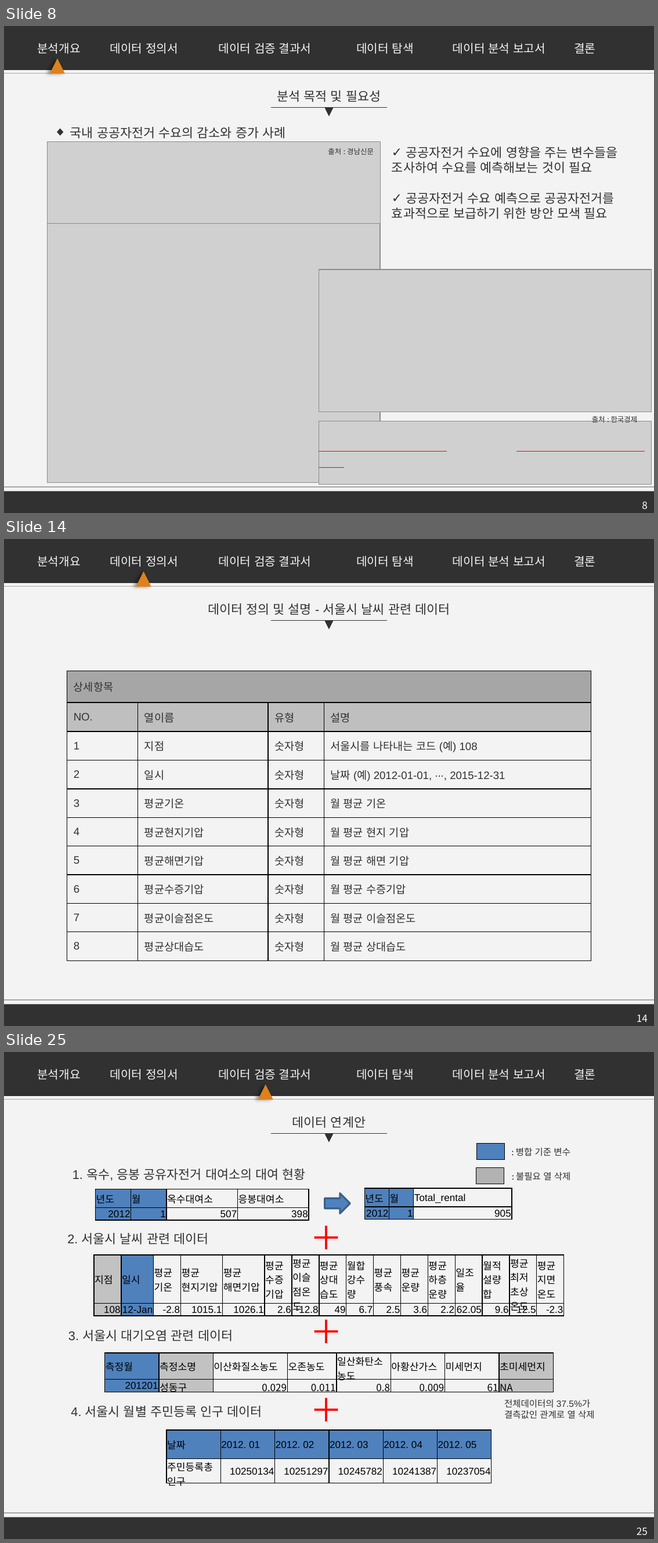
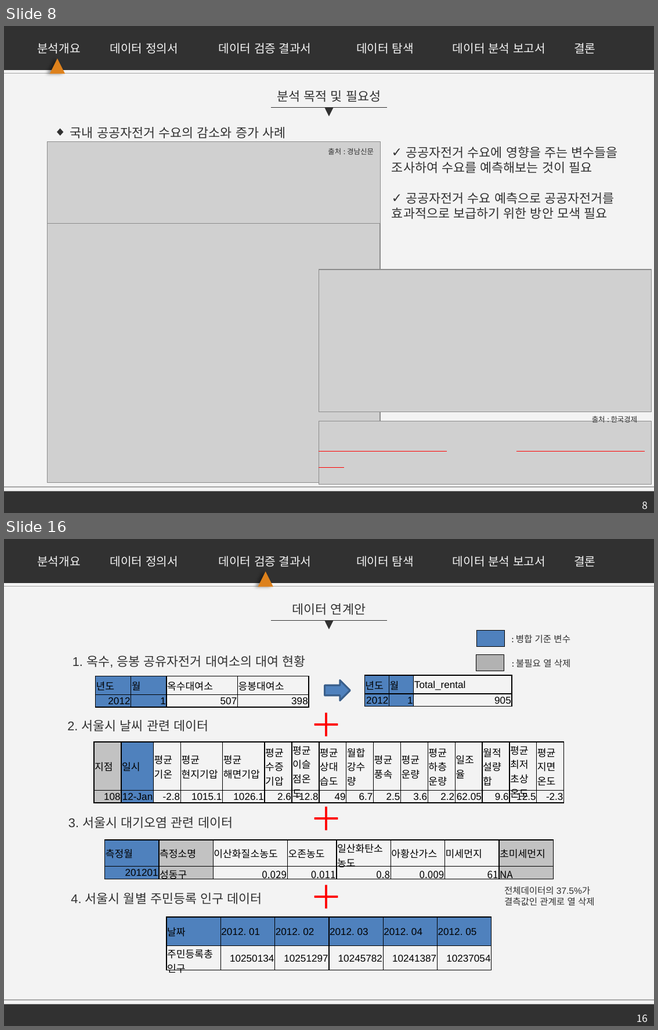
Before and after one commit to firstock/proj_sponge_bicycle, a slide deck: 서울시 공유자전거 수요 예측.pptx. Shown one above the other, each under a label of ours: slides 8, 14 and 25 before the commit, slides 8 and 16 after it; the slides between them are not shown. The pictures are 658x1543 and 658x1030 pixels, drawn with LibreOffice and Linux fonts; fonts in the diff are those of the drawing; grey boxes stand for pictures. Boxes give left, top, right and bottom in pixels: in the first picture for what was removed or moved away, otherwise in the second. Text is boxed around its words. In the diff, an @@ line names an element or a change of style, - is before the commit and + after.

```diff
--- a/서울시 공유자전거 수요 예측.pptx
+++ b/서울시 공유자전거 수요 예측.pptx
@@ slide 14 removed at [4,539,654,1026], background #F3F3F3 @@
@@ group removed at [4,539,654,587]: 6 texts, 1 rectangle, 1 triangle @@
-데이터 정의서
-데이터 검증 결과서
-분석개요
-데이터 분석 보고서
-결론
-데이터 탐색
@@ line removed from (654, 587) to (4, 587) @@
@@ text removed at [208,603,449,615] @@
-데이터 정의 및 설명 - 서울시 날씨 관련 데이터
@@ line removed from (271, 620) to (387, 620) @@
@@ triangle removed at [324,620,333,629] @@
@@ table removed at [67,671,590,961], 10 rows, 4 columns @@
-상세항목 |  |  | 
-NO. | 열이름 | 유형 | 설명
-1 | 지점 | 숫자형 | 서울시를 나타내는 코드 (예) 108
-2 | 일시 | 숫자형 | 날짜 (예) 2012-01-01, ∙∙∙, 2015-12-31
-3 | 평균기온 | 숫자형 | 월 평균 기온
-4 | 평균현지기압 | 숫자형 | 월 평균 현지 기압
-5 | 평균해면기압 | 숫자형 | 월 평균 해면 기압
-6 | 평균수증기압 | 숫자형 | 월 평균 수증기압
-7 | 평균이슬점온도 | 숫자형 | 월 평균 이슬점온도
-8 | 평균상대습도 | 숫자형 | 월 평균 상대습도
@@ rectangle removed at [4,1005,654,1026] @@
@@ line removed from (654, 1000) to (4, 1000) @@
@@ page number removed at [636,1015,647,1022] @@
-14
@@ what was slide 25 is now slide 16 @@
@@ page number at [636,1015,647,1022]: text changed @@
-25
+16
```
Also in this commit, not shown: 12 slides changed, 8 other slides removed.
